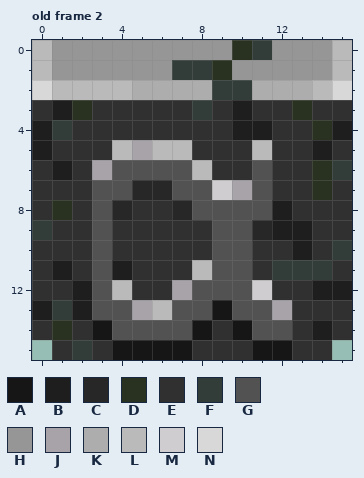
A pixel-art file gets an edit: Screenshots/letters.aseprite. This is how it looked before the edit.
16x16 pixels, 2 frames. Colours within 5 levels of each other are drawn and written as one. Shown: old frame 2. The commit also changed other frames, which this record leaves out.
Visible layers, top first: "Layer 2", "Layer 1".
Palette (. is transparent): A #161616  B #1e1e1e  C #272727  D #293221  E #303030  F #323c39  G #525252  H #979696  J #a7a3a9  K #adadad  L #bababa  M #cfcdcf  N #d8d8d8
Pixels before, old frame 2, first column x 0:
 0 LHHHHHHHHHDFHHHL
 1 LHHHHHHFFDHHHHHL
 2 NLLLLKKKKFFKKKLN
 3 EBDEEEEEFEBEEDEE
 4 BFEEEEEEEEBBEEDB
 5 BEEELJLLEEELEEBE
 6 EBEJGGGGLEEGEEDF
 7 EEEGGCCGGMJGEEDE
 8 EDEGCEECGGGGBEEE
 9 FEEGEEEEEGGCBBEE
10 EEEGEEEEEGGEEBEF
11 EBEGBEEELGGEFFFE
12 EEBGLEEJGGGMEEBB
13 BFBGGJLGGAGGJEEE
14 EDEAGGGGAEAGGEBE
15 .EFEAAAAEEEAAEE.
After the commit:
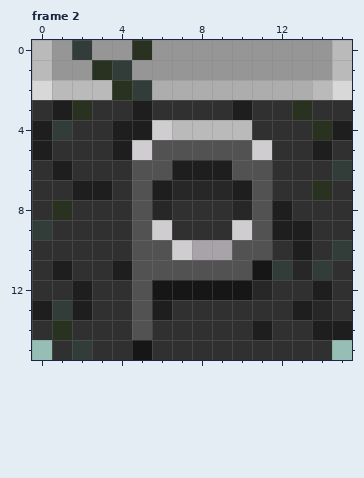
A new or re-ordered frame is compared with the old frame closest to it.
Message: all 4 letters from lvl 1 added
Diff:
frames 2 -> 4
Frame 2 is new; against old frame 2, layers "Layer 2", "Layer 1":
The edit turns colour E into colour A in row 11 at x 11; in row 12 at x 6.
The edit turns colour G into colour A in row 12 at x 8 to 10.
The edit turns colour J into colour A in row 12 at x 7.
The edit turns colour C into colour B in row 7 at x 6.
The edit turns colour E into colour B in row 3 at x 5; in row 4 at x 4 to 5; in row 6 at x 9; in row 7 at x 2; in row 13 at x 13; in row 14 at x 15.
The edit turns colour G into colour B in row 6 at x 7; in row 7 at x 3; in row 14 at x 11.
The edit turns colour J into colour B in row 7 at x 10.
The edit turns colour L into colour B in row 5 at x 4; in row 6 at x 8; in row 13 at x 6.
The edit turns colour E into colour C in row 8 at x 6; in row 13 at x 14.
The edit turns colour F into colour C in row 11 at x 13.
The edit turns colour G into colour C in row 7 at x 7 to 8; in row 8 at x 10.
The edit turns colour M into colour C in row 7 at x 9; in row 12 at x 11.
The edit turns colour H into colour D in row 0 at x 5; in row 1 at x 3.
The edit turns colour L into colour D in row 2 at x 4.
The edit turns colour A into colour E in row 13 at x 9; in row 14 at x 3, 8 and 10; in row 15 at x 4, 6 to 7 and 11 to 12.
The edit turns colour B into colour E in row 4 at x 11; in row 12 at x 15.
The edit turns colour C into colour E in row 8 at x 4 and 7.
The edit turns colour D into colour E in row 6 at x 14.
The edit turns colour F into colour E in row 3 at x 8.
The edit turns colour G into colour E in rows 6 to 7 at x 4; in row 8 at x 3 and 8 to 9; in row 9 at x 3 and 9; in rows 10 to 12 at x 3; in row 13 at x 3 to 4, 7 to 8 and 10 to 11; in row 14 at x 4, 6 to 7 and 12.
The edit turns colour J into colour E in row 6 at x 3; in row 13 at x 12.
The edit turns colour L into colour E in row 12 at x 4.
The edit turns colour H into colour F in row 0 at x 2; in row 1 at x 4.
The edit turns colour K into colour F in row 2 at x 5.
The edit turns colour C into colour G in row 7 at x 5; in row 9 at x 11.
The edit turns colour E into colour G in row 5 at x 8 to 10; in row 6 at x 10; in rows 8 to 9 at x 5; in row 10 at x 5 to 6 and 11; in row 11 at x 5 to 7; in row 12 at x 5.
The edit turns colour J into colour G in row 13 at x 5.
The edit turns colour L into colour G in row 5 at x 6 to 7; in row 11 at x 8.
The edit turns colour D into colour H in row 0 at x 10; in row 1 at x 9.
The edit turns colour F into colour H in row 0 at x 11; in row 1 at x 7 to 8.
The edit turns colour E into colour J in row 10 at x 8.
The edit turns colour G into colour J in row 10 at x 9.
The edit turns colour F into colour K in row 2 at x 9 to 10.
The edit turns colour B into colour L in row 4 at x 10.
The edit turns colour E into colour L in row 4 at x 7 to 9.
The edit turns colour E into colour M in row 4 at x 6; in row 9 at x 6; in row 10 at x 7.
The edit turns colour G into colour M in row 9 at x 10.
The edit turns colour J into colour M in row 5 at x 5.
The edit turns colour L into colour M in row 5 at x 11.
Changed places in both pictures, as pixel boxes (x1, y1, x2, y2):
changed: (72, 40, 352, 360)
